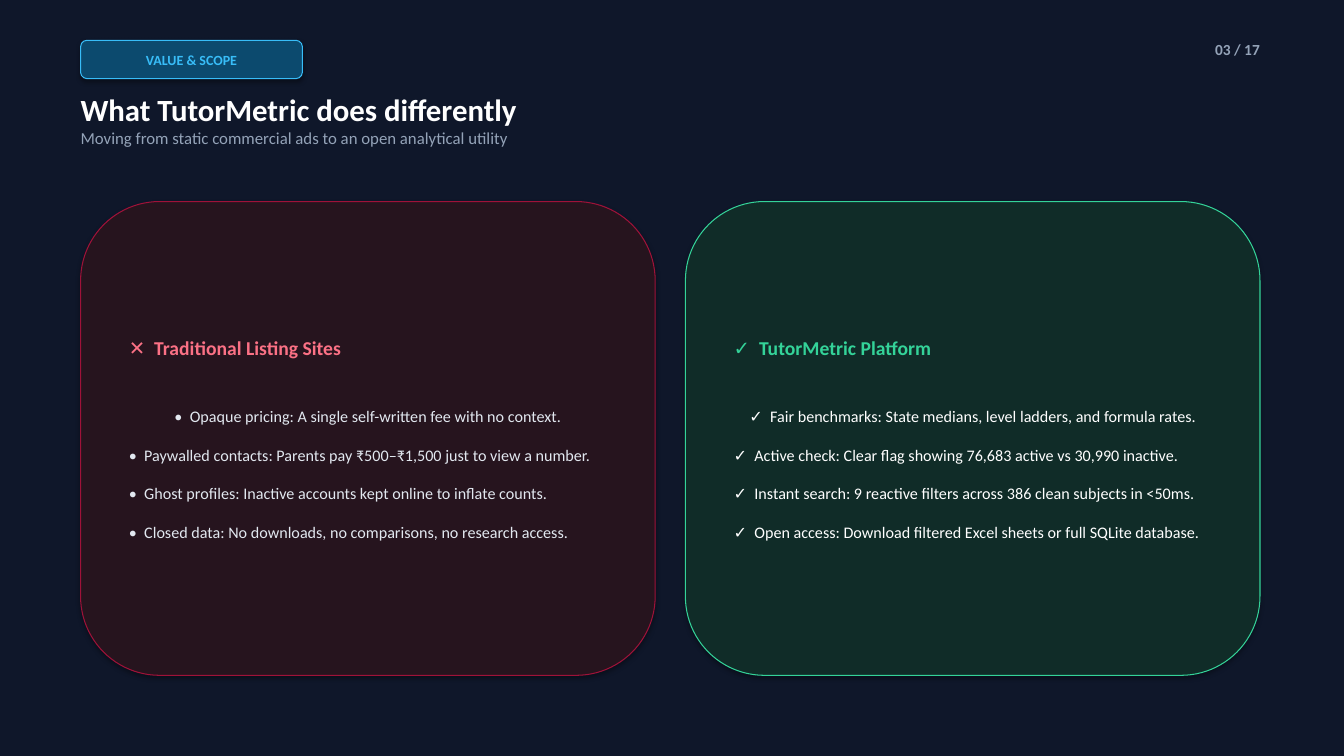
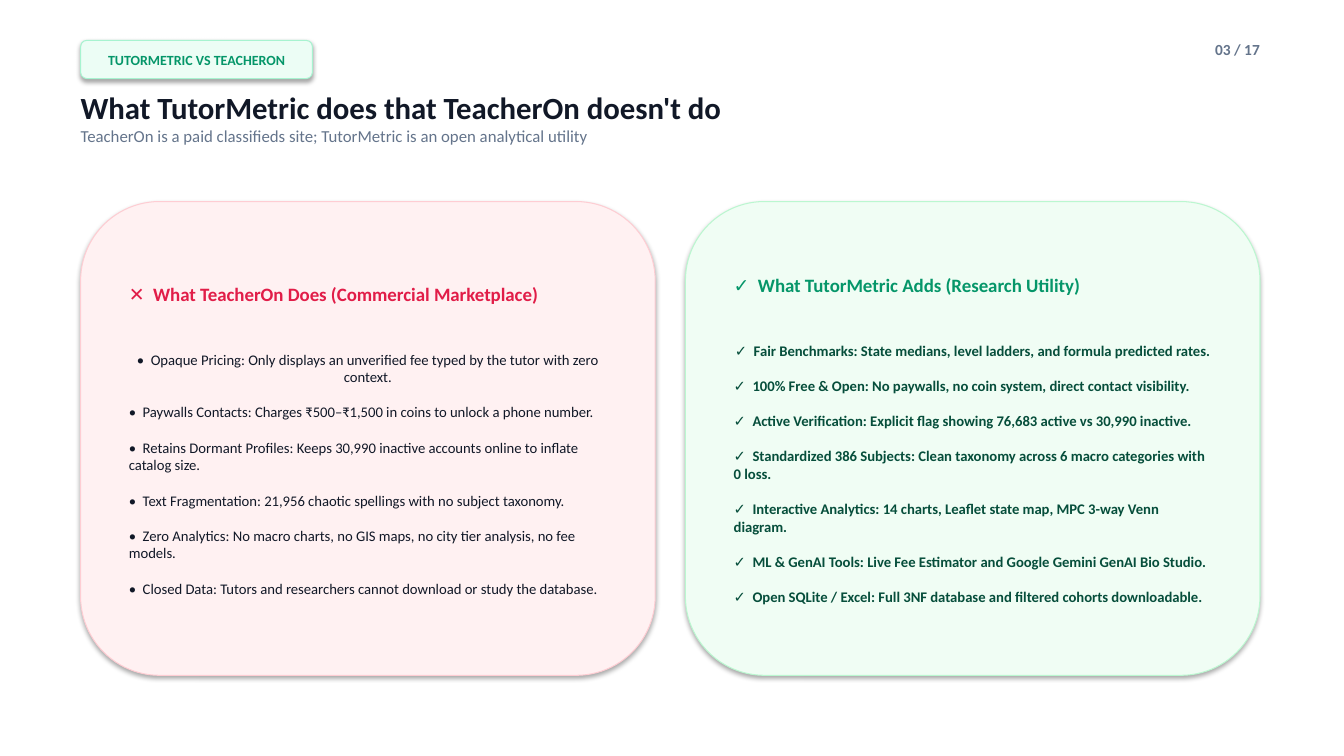
Before and after one commit to nilesh7757/BMPTUTORS, a slide deck: slide 3 of project_showcase_bundle/BMP_Tutors_Deck_Full.pptx. Drawn at 1344x756 pixels with LibreOffice and Linux fonts; fonts in the diff are those of the drawing. Boxes give left, top, right and bottom in pixels: in the first picture for what was removed or moved away, otherwise in the second. Text is boxed around its words. In the diff, an @@ line names an element or a change of style, - is before the commit and + after.

Commit message:
Convert presentation to clean white theme with emerald and violet accents, remove SC452, contrast explicitly with TeacherOn

```diff
--- a/project_showcase_bundle/BMP_Tutors_Deck_Full.pptx
+++ b/project_showcase_bundle/BMP_Tutors_Deck_Full.pptx
@@ rectangle at <box>0,0,1344,756</box>: fill #0F172A to #FFFFFF @@
@@ rounded rectangle "TUTORMETRIC VS TEACHERON": place and size @@
-rounded rectangle "TUTORMETRIC VS TEACHERON" at <box>81,40,302,79</box>
+rounded rectangle "TUTORMETRIC VS TEACHERON" at <box>81,40,313,79</box>
@@ rounded rectangle "TUTORMETRIC VS TEACHERON" at <box>81,40,313,79</box>: fill #0C4A6E to #ECFDF5; outline #38BDF8 0.75 pt to #A7F3D0 0.75 pt @@
@@ text in rounded rectangle at <box>108,56,285,65</box>: text changed; text colour #38BDF8 to #059669 @@
-VALUE & SCOPE
+TUTORMETRIC VS TEACHERON
@@ text "03 / 17" at <box>1215,45,1260,55</box>: text colour #94A3B8 to #64748B @@
@@ text at <box>81,97,721,145</box>: text changed; text colour #94A3B8 to #64748B @@
-What TutorMetric does differently
-Moving from static commercial ads to an open analytical utility
+What TutorMetric does that TeacherOn doesn't do
+TeacherOn is a paid classifieds site; TutorMetric is an open analytical utility
@@ rounded rectangle "✕ What TeacherOn Does (Commercial ..." at <box>81,202,655,676</box>: fill #26141E to #FFF1F2; outline #9F1239 0.75 pt to #FECDD3 0.75 pt @@
@@ rounded rectangle "✓ What TutorMetric Adds (Research ..." at <box>686,202,1260,676</box>: fill #102C28 to #F0FDF4; outline #34D399 0.75 pt to #BBF7D0 0.75 pt @@
@@ text in rounded rectangle at <box>129,287,598,597</box>: text changed; size 11.5 to 10.5 pt; text colour #E2E8F0 to #111827 @@
-✕ Traditional Listing Sites
-• Opaque pricing: A single self-written fee with no context.
-• Paywalled contacts: Parents pay ₹500–₹1,500 just to view a number.
-• Ghost profiles: Inactive accounts kept online to inflate counts.
-• Closed data: No downloads, no comparisons, no research access.
+✕ What TeacherOn Does (Commercial Marketplace)
+• Opaque Pricing: Only displays an unverified fee typed by the tutor with zero context.
+• Paywalls Contacts: Charges ₹500–₹1,500 in coins to unlock a phone number.
+• Retains Dormant Profiles: Keeps 30,990 inactive accounts online to inflate catalog size.
+• Text Fragmentation: 21,956 chaotic spellings with no subject taxonomy.
+• Zero Analytics: No macro charts, no GIS maps, no city tier analysis, no fee models.
+• Closed Data: Tutors and researchers cannot download or study the database.
@@ text in rounded rectangle at <box>734,278,1210,605</box>: text changed; size 11.5 to 10.5 pt; text colour #FFFFFF to #064E3B; bold on @@
-✓ TutorMetric Platform
-✓ Fair benchmarks: State medians, level ladders, and formula rates.
-✓ Active check: Clear flag showing 76,683 active vs 30,990 inactive.
-✓ Instant search: 9 reactive filters across 386 clean subjects in <50ms.
-✓ Open access: Download filtered Excel sheets or full SQLite database.
+✓ What TutorMetric Adds (Research Utility)
+✓ Fair Benchmarks: State medians, level ladders, and formula predicted rates.
+✓ 100% Free & Open: No paywalls, no coin system, direct contact visibility.
+✓ Active Verification: Explicit flag showing 76,683 active vs 30,990 inactive.
+✓ Standardized 386 Subjects: Clean taxonomy across 6 macro categories with 0 loss.
+✓ Interactive Analytics: 14 charts, Leaflet state map, MPC 3-way Venn diagram.
+✓ ML & GenAI Tools: Live Fee Estimator and Google Gemini GenAI Bio Studio.
+✓ Open SQLite / Excel: Full 3NF database and filtered cohorts downloadable.
```
Also in this commit, not shown: 16 other slides changed, 4 other files.
